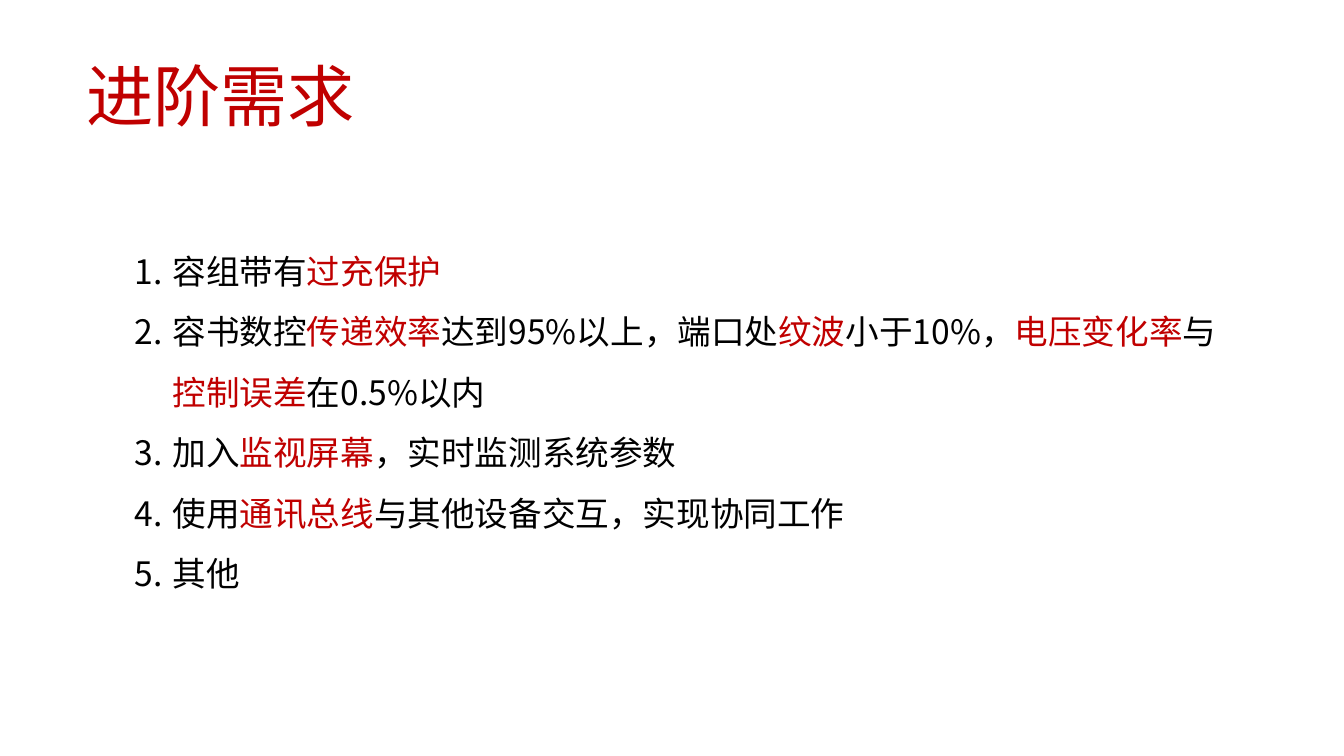
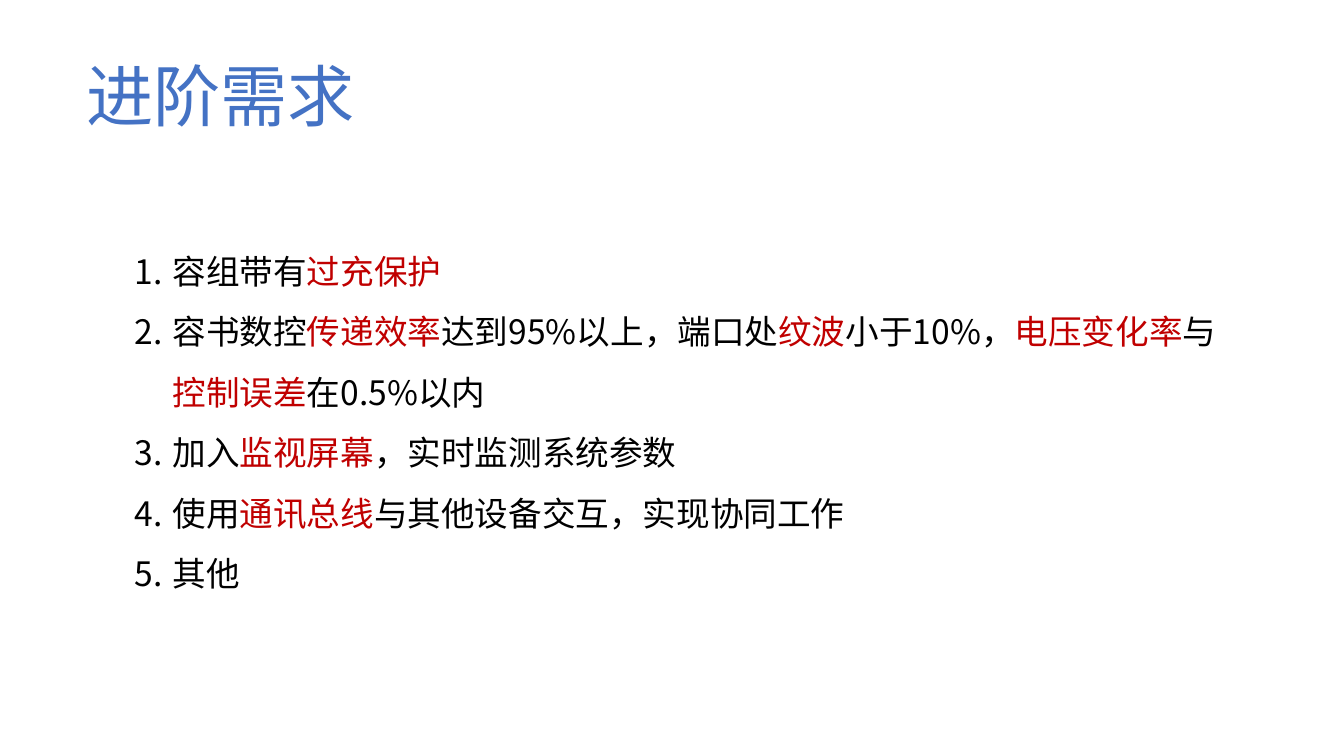
Before and after one commit to Cooper-Chou/Analog_Circuit_Experiment, a slide deck: slide 5 of 开题报告 周弘毅 钟吴子正 陈骤 魏毓瞳.pptx. Drawn at 1344x756 pixels with LibreOffice and Linux fonts; fonts in the diff are those of the drawing; background and template pictures are left out. Boxes give left, top, right and bottom in pixels: in the first picture for what was removed or moved away, otherwise in the second. Text is boxed around its words. In the diff, an @@ line names an element or a change of style, - is before the commit and + after.

```diff
--- a/开题报告 周弘毅 钟吴子正 陈骤 魏毓瞳.pptx
+++ b/开题报告 周弘毅 钟吴子正 陈骤 魏毓瞳.pptx
@@ text "进阶需求" at <box>86,64,355,127</box>: text colour #C00000 to #4472C4 @@
```
Also in this commit, not shown: 1 other slide changed, 4 slides added.
